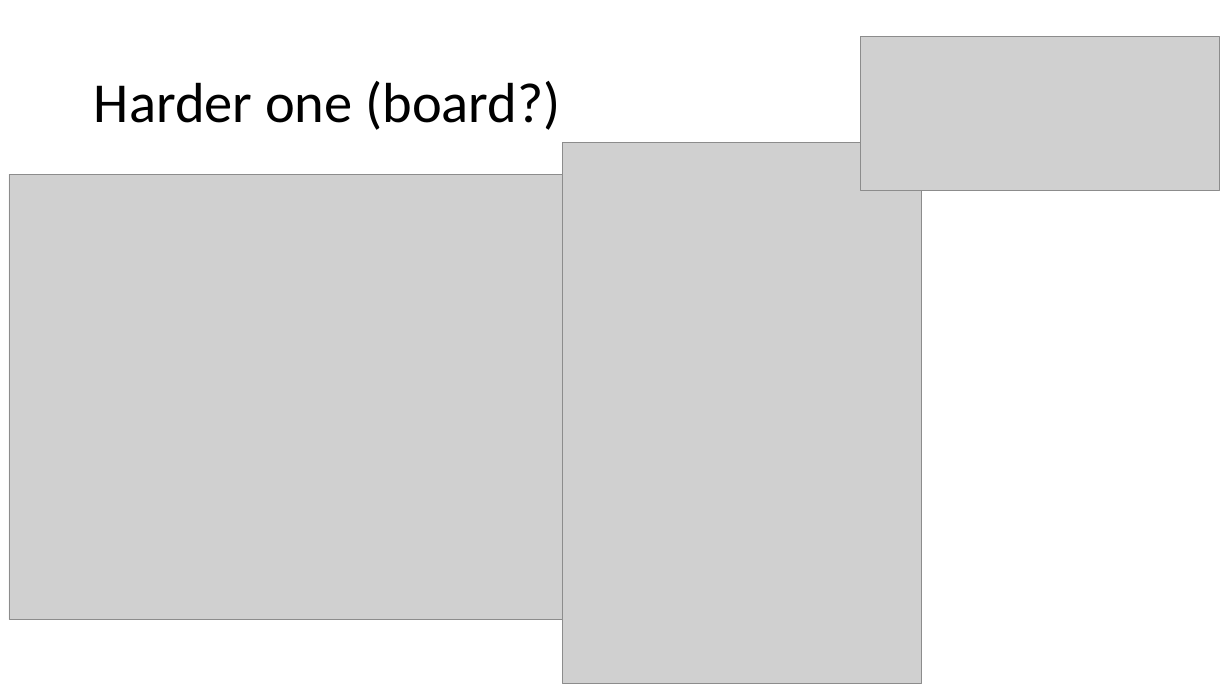
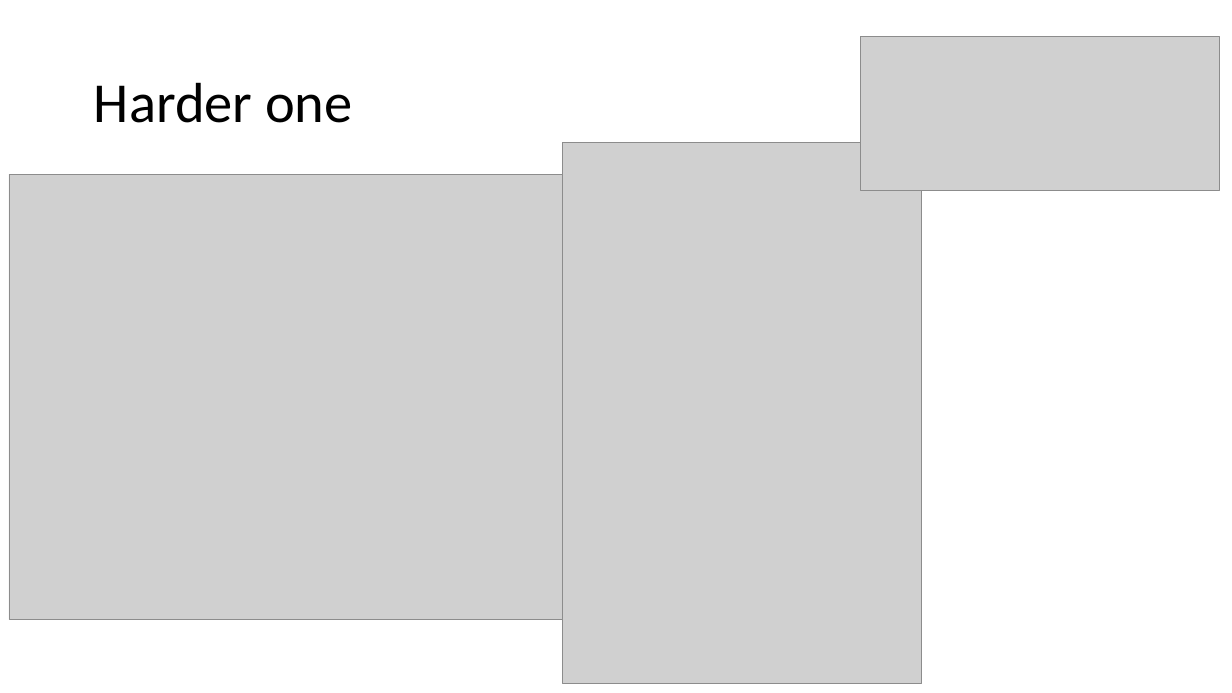
Before and after one commit to ATMOcanes/ATM651, a slide deck: slide 17 of WH_chapter7/Kinematics_WH_7.1.pptx (slide 16 before the commit). Drawn at 1232x693 pixels with LibreOffice and Linux fonts; fonts in the diff are those of the drawing; grey boxes stand for pictures. Boxes give left, top, right and bottom in pixels: in the first picture for what was removed or moved away, otherwise in the second. Text is boxed around its words. In the diff, an @@ line names an element or a change of style, - is before the commit and + after.

```diff
--- a/WH_chapter7/Kinematics_WH_7.1.pptx
+++ b/WH_chapter7/Kinematics_WH_7.1.pptx
@@ title at (94,82,352,123): text changed @@
-Harder one (board?)
+Harder one
```
Also in this commit, not shown: 5 other slides changed, 1 slide added.
